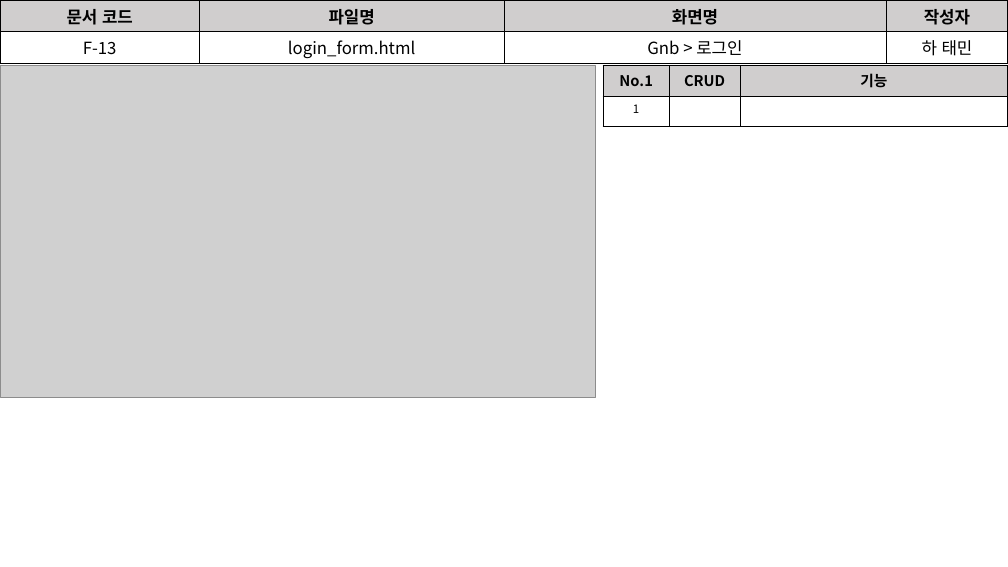
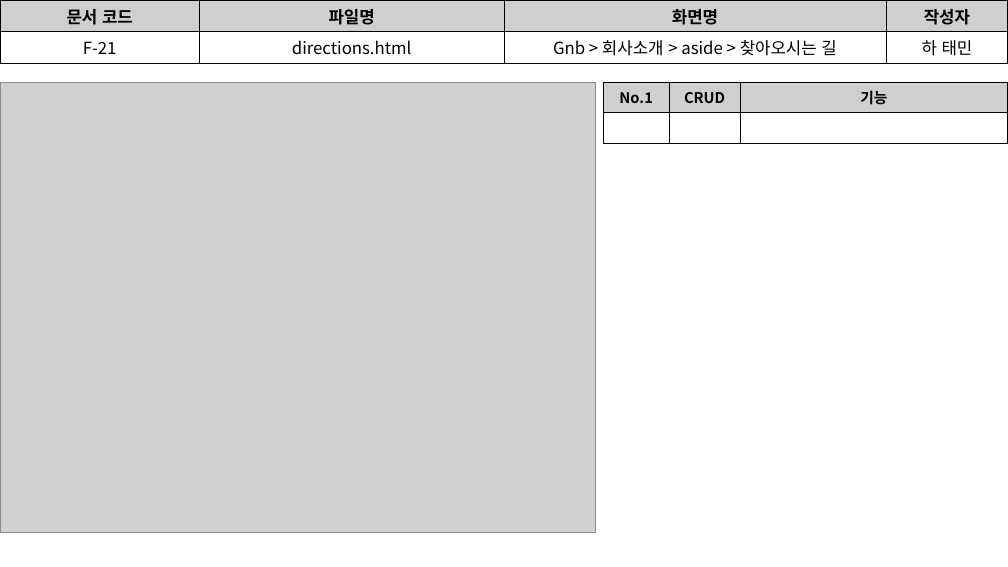
Before and after one commit to David-Ha-1217/Publisher_Portfolio, a slide deck: slide 16 of Documents/화면설계서.pptx. Drawn at 1008x567 pixels with LibreOffice and Linux fonts; fonts in the diff are those of the drawing; grey boxes stand for pictures. Boxes give left, top, right and bottom in pixels: in the first picture for what was removed or moved away, otherwise in the second. Text is boxed around its words. In the diff, an @@ line names an element or a change of style, - is before the commit and + after.

```diff
--- a/Documents/화면설계서.pptx
+++ b/Documents/화면설계서.pptx
@@ table at (0,0,1008,61) @@
-row 2: F-13 | login_form.html | Gnb > 로그인 | 하 태민
+row 2: F-21 | directions.html | Gnb > 회사소개 > aside > 찾아오시는 길 | 하 태민
@@ picture: place and size @@
-picture at (0,66,595,398)
+picture at (0,82,595,532)
@@ table at (603,82,1008,144) @@
-row 2, column 1: 1
+row 2, column 1: 
@@ table: place and size @@
-table at (603,66,1008,127)
+table at (603,82,1008,144)
```
Also in this commit, not shown: 5 other slides changed, 1 slide added, 5 other files.
